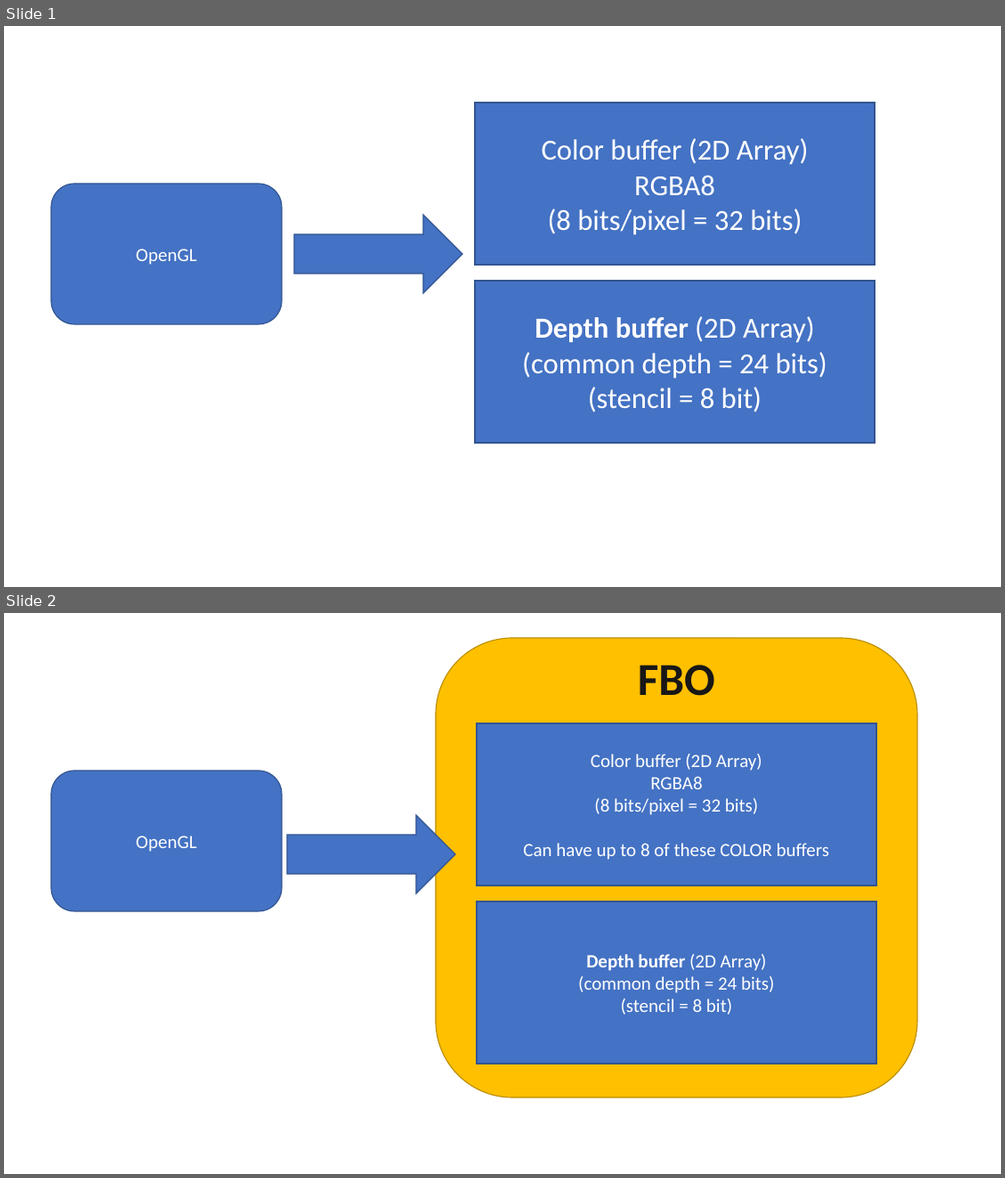
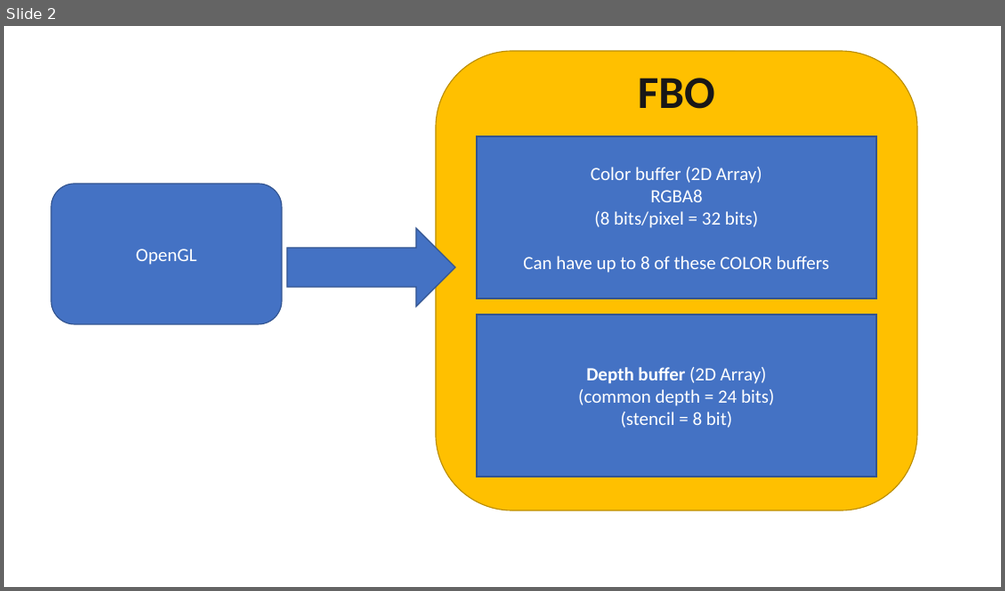
Before and after one commit to FeeneyCodes/GDP202324, a slide deck: 6020_Graph_2/D2D/Week_04 (deferred, part 1)/Deferred.pptx. Shown one above the other, each under a label of ours: slides 1 and 2 before the commit, slide 2 after it. The pictures are 1005x1178 and 1005x591 pixels, drawn with LibreOffice and Linux fonts; fonts in the diff are those of the drawing. Boxes give left, top, right and bottom in pixels: in the first picture for what was removed or moved away, otherwise in the second. Text is boxed around its words. In the diff, an @@ line names an element or a change of style, - is before the commit and + after.

```diff
--- a/6020_Graph_2/D2D/Week_04 (deferred, part 1)/Deferred.pptx
+++ b/6020_Graph_2/D2D/Week_04 (deferred, part 1)/Deferred.pptx
@@ slide 1 removed at box(4, 26, 1001, 587), background #FFFFFF @@
@@ rectangle removed at box(475, 103, 875, 265) @@
-Color buffer (2D Array)
-RGBA8
-(8 bits/pixel = 32 bits)
@@ rounded rectangle removed at box(51, 184, 282, 324) @@
-OpenGL
@@ right arrow removed at box(294, 215, 462, 293) @@
@@ rectangle removed at box(475, 281, 875, 443) @@
-Depth buffer (2D Array)
-(common depth = 24 bits)
-(stencil = 8 bit)
```
Also in this commit, not shown: 1 slide added, 7 other files.
